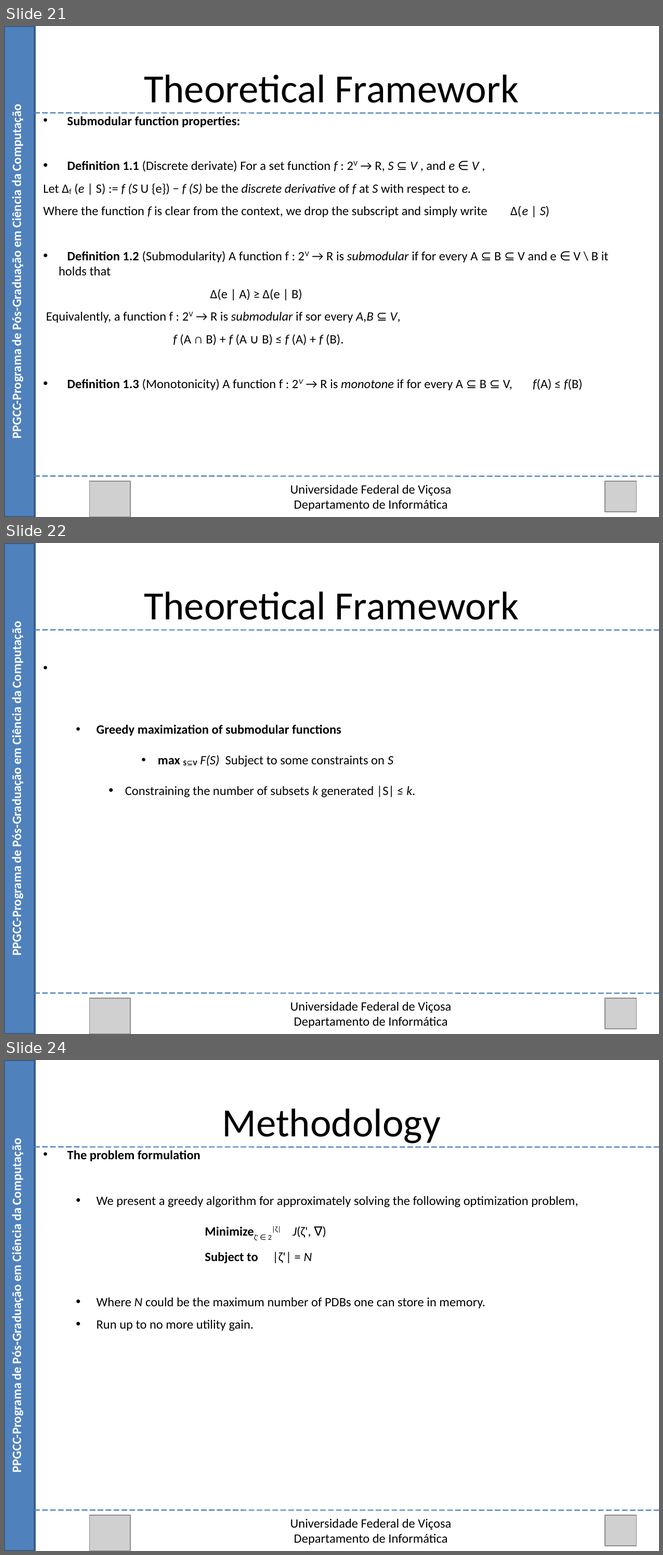
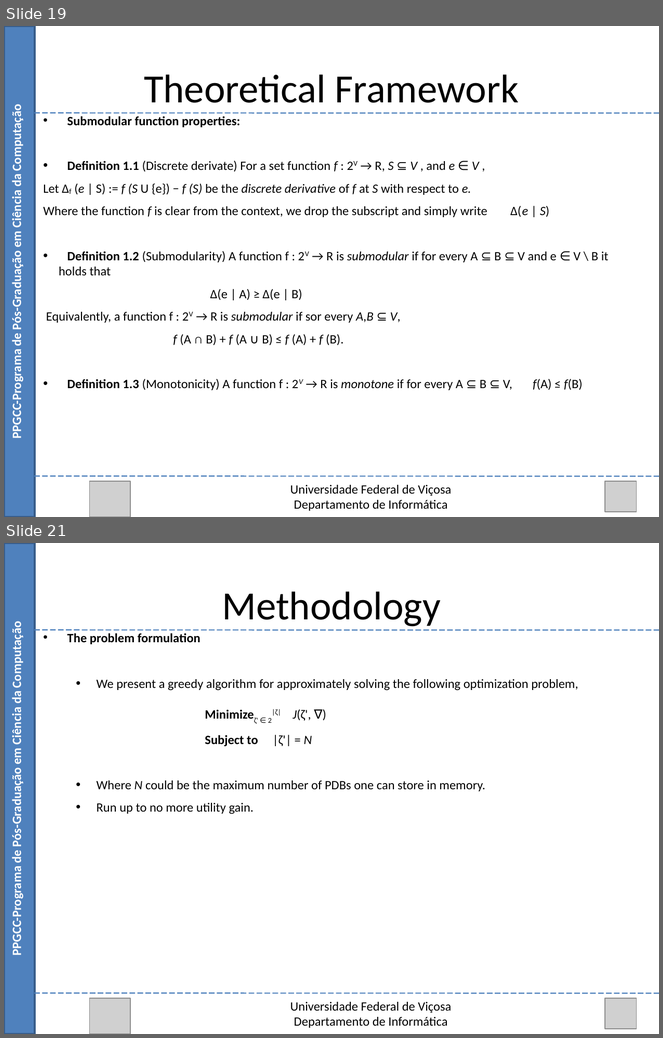
Before and after one commit to Marvinsky/research-marvin, a slide deck: latex/odp/selection heuristics.odp. Shown one above the other, each under a label of ours: slides 21, 22 and 24 before the commit, slides 19 and 21 after it; the slides between them are not shown. The pictures are 663x1555 and 663x1038 pixels, drawn with LibreOffice and Linux fonts; fonts in the diff are those of the drawing; grey boxes stand for pictures. Boxes give left, top, right and bottom in pixels: in the first picture for what was removed or moved away, otherwise in the second. Text is boxed around its words. In the diff, an @@ line names an element or a change of style, - is before the commit and + after.

```diff
--- a/latex/odp/selection heuristics.odp
+++ b/latex/odp/selection heuristics.odp
@@ slide 22 removed at (x1=4, y1=543, x2=659, y2=1034), background #FFFFFF @@
@@ rectangle removed at (x1=4, y1=543, x2=35, y2=1034) @@
@@ text removed at (x1=144, y1=591, x2=519, y2=620) @@
-Theoretical Framework
@@ text removed at (x1=9, y1=628, x2=25, y2=954) @@
-PPGCC-Programa de Pós-Graduação em Ciência da Computação
@@ line removed from (35, 630) to (659, 630) @@
@@ text removed at (x1=97, y1=724, x2=415, y2=798) @@
-  • Greedy maximization of submodular functions
-      • max S⊆V F(S) Subject to some constraints on S
-    • Constraining the number of subsets k generated |S| ≤ k.
@@ line removed from (35, 994) to (659, 994) @@
@@ picture removed at (x1=89, y1=999, x2=130, y2=1034) @@
@@ text removed at (x1=291, y1=1002, x2=451, y2=1028) @@
-Universidade Federal de Viçosa
-Departamento de Informática
@@ picture removed at (x1=605, y1=999, x2=636, y2=1029) @@
@@ what was slide 21 is now slide 19 @@
@@ what was slide 24 is now slide 21 @@
```
Also in this commit, not shown: 1 slide changed, 2 other slides removed, 1 other file.
